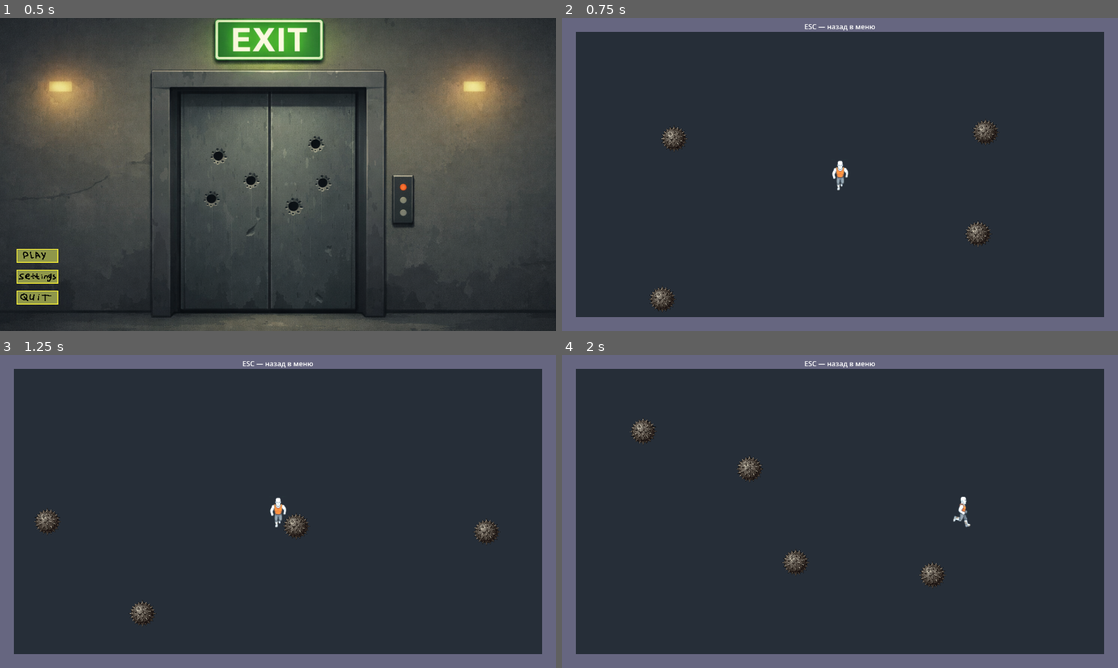
Above: before the commit, frames 1-4 (two rows, left to right).
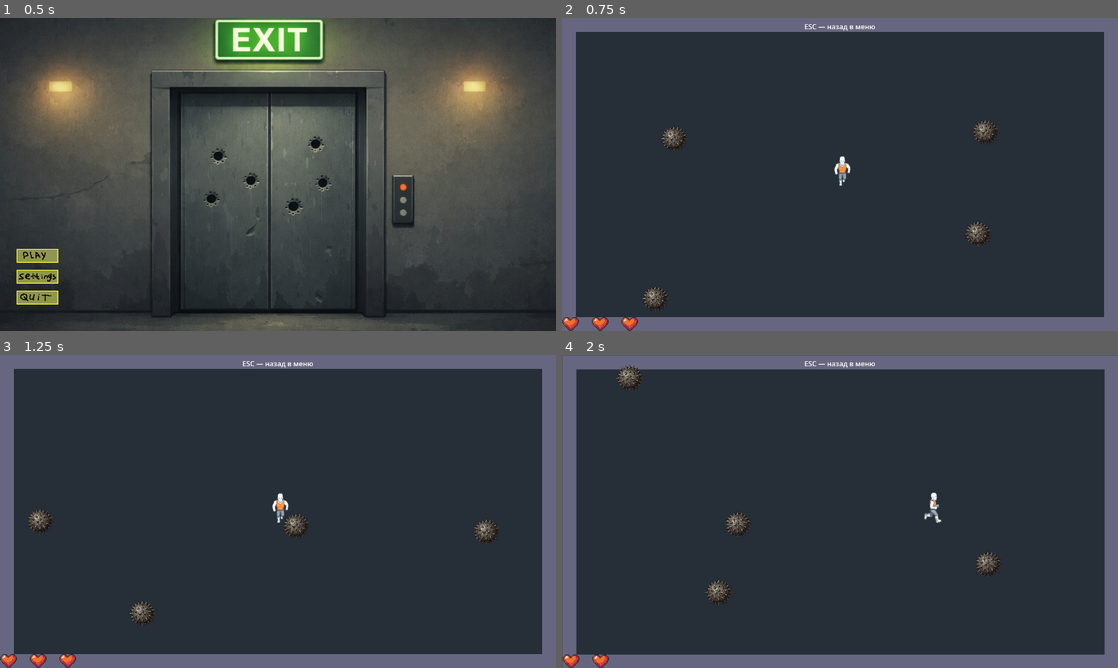
Above: after the commit, the same moments.

Repository: dimazan10/elevatorman
Game: Godot game, scene res://Scenes/MainMenu/MainMenu.tscn
Same seed, same stepped clock (60 frames per second), same inputs: the game is played once before the commit and once after it.
Inputs (mouse positions are in pixels of both pictures, inside the frame that each line leads up to):
- Up to frame 1 (0.5 s): no input
- Up to frame 2 (0.75 s): click (600, 255) at 0.5 s
- Up to frame 3 (1.25 s): no input
- Up to frame 4 (2 s): move the mouse to (962, 495) at 1.27 s; hold Right from 1.28 s (still down)

Frame 1 is identical in both runs. In frame 2, 0.7% of the frame differs, in the area x 0-52%, y 44-100%; in frame 3, 0.7%; in frame 4, 3.0%, in the area x 0-100%, y 0-100%.

Commit message:
сделал противников шары которые скачут по арене отскакивая от стен и других препятствий, так же в процессе делается здоровье для игрока

Diff:
--- a/Objects/UI_HP.tscn
+++ b/Objects/UI_HP.tscn
@@ -1,9 +1,52 @@
 [gd_scene format=3 uid="uid://doss117q2j5gm"]
 
-[node name="UiHp" type="Control" unique_id=1102730205]
+[ext_resource type="Script" uid="uid://c8jqk3ebwbiu0" path="res://Scripts/HP.gd" id="1_40q8b"]
+[ext_resource type="Texture2D" uid="uid://bl83d5tsdn7sm" path="res://Assets/heart.png" id="2_j0d6q"]
+
+[node name="HealthUI" type="Control" unique_id=1102730205]
 layout_mode = 3
-anchors_preset = 15
 anchor_right = 1.0
 anchor_bottom = 1.0
+offset_left = -41.0
+offset_top = 550.0
+offset_right = -969.0
+offset_bottom = 82.0
 grow_horizontal = 2
 grow_vertical = 2
+script = ExtResource("1_40q8b")
+
+[node name="HeartsContainer" type="HBoxContainer" parent="." unique_id=1045063902]
+layout_mode = 1
+anchors_preset = -1
+anchor_left = 0.16800001
+anchor_top = -2.2350001
+anchor_right = 3.1950002
+anchor_bottom = 0.702
+offset_left = 1.1039963
+offset_top = 653.575
+offset_right = -1076.29
+offset_bottom = -1.9900055
+
+[node name="Heart1" type="TextureRect" parent="HeartsContainer" unique_id=1098205935]
+texture_filter = 1
+custom_minimum_size = Vector2(64, 64)
+layout_mode = 2
+texture = ExtResource("2_j0d6q")
+expand_mode = 1
+stretch_mode = 5
+
+[node name="Heart2" type="TextureRect" parent="HeartsContainer" unique_id=1914161953]
+texture_filter = 1
+custom_minimum_size = Vector2(64, 64)
+layout_mode = 2
+texture = ExtResource("2_j0d6q")
+expand_mode = 1
+stretch_mode = 5
+
+[node name="Heart3" type="TextureRect" parent="HeartsContainer" unique_id=1212175470]
+texture_filter = 1
+custom_minimum_size = Vector2(64, 64)
+layout_mode = 2
+texture = ExtResource("2_j0d6q")
+expand_mode = 1
+stretch_mode = 5
--- a/Objects/angry_ball.tscn
+++ b/Objects/angry_ball.tscn
@@ -14,6 +14,8 @@
 mass = 0.001
 physics_material_override = SubResource("PhysicsMaterial_f15s6")
 gravity_scale = 0.0
+contact_monitor = true
+max_contacts_reported = 99
 script = ExtResource("1_5kt4o")
 
 [node name="Sprite2D" type="Sprite2D" parent="." unique_id=661971520]
--- a/Objects/player.tscn
+++ b/Objects/player.tscn
@@ -1,20 +1,24 @@
 [gd_scene format=3 uid="uid://mt70rvdsdeyx"]
 
 [ext_resource type="Script" uid="uid://6p0foblkvtd0" path="res://Scripts/player.gd" id="1_y0qk3"]
+[ext_resource type="Script" uid="uid://c5cctmb6kpi5e" path="res://Scripts/Camera.gd" id="2_3y5cq"]
 
 [sub_resource type="RectangleShape2D" id="RectangleShape2D_player"]
 size = Vector2(40, 40)
 
-[node name="Player" type="CharacterBody2D" unique_id=1739531344]
+[node name="Player" type="CharacterBody2D" unique_id=1739531344 groups=["player"]]
 script = ExtResource("1_y0qk3")
 
 [node name="CollisionShape" type="CollisionShape2D" parent="." unique_id=88380255]
 shape = SubResource("RectangleShape2D_player")
 
-[node name="Camera2D" type="Camera2D" parent="." unique_id=15174669]
+[node name="PlayerCamera" type="Camera2D" parent="." unique_id=15174669]
+unique_name_in_owner = true
+process_mode = 3
 limit_left = 0
 limit_top = 0
 limit_right = 1280
 limit_bottom = 720
 position_smoothing_enabled = true
 position_smoothing_speed = 8.0
+script = ExtResource("2_3y5cq")
--- a/Scenes/Game/game.tscn
+++ b/Scenes/Game/game.tscn
@@ -2,6 +2,7 @@
 
 [ext_resource type="PackedScene" uid="uid://mt70rvdsdeyx" path="res://Objects/player.tscn" id="1_qikps"]
 [ext_resource type="PackedScene" uid="uid://dat4ixuir5ckq" path="res://Objects/angry_ball.tscn" id="2_i1e5p"]
+[ext_resource type="PackedScene" uid="uid://doss117q2j5gm" path="res://Objects/UI_HP.tscn" id="3_qikps"]
 
 [sub_resource type="RectangleShape2D" id="RectangleShape2D_top"]
 size = Vector2(1280, 32)
@@ -76,9 +77,6 @@
 offset_bottom = 360.0
 color = Color(0.4, 0.4, 0.5, 1)
 
-[node name="Player" parent="." unique_id=1739531344 instance=ExtResource("1_qikps")]
-position = Vector2(640, 360)
-
 [node name="UI" type="CanvasLayer" parent="." unique_id=916710715]
 
 [node name="Label" type="Label" parent="UI" unique_id=1081602550]
@@ -93,10 +91,21 @@
 position = Vector2(-131, -111)
 
 [node name="AngryBall2" parent="." unique_id=1059355067 instance=ExtResource("2_i1e5p")]
-position = Vector2(-100, 263)
+position = Vector2(-116, 262)
 
 [node name="AngryBall3" parent="." unique_id=2006360340 instance=ExtResource("2_i1e5p")]
 position = Vector2(650, -118)
 
 [node name="AngryBall4" parent="." unique_id=614525278 instance=ExtResource("2_i1e5p")]
 position = Vector2(642, 285)
+
+[node name="HealthUI" parent="." unique_id=1102730205 instance=ExtResource("3_qikps")]
+anchors_preset = 15
+offset_left = -67.0
+offset_top = 589.0
+offset_right = 257.0
+offset_bottom = 865.0
+
+[node name="Player" parent="." unique_id=1739531344 instance=ExtResource("1_qikps")]
+process_mode = 3
+position = Vector2(645, 350)
--- a/Scripts/AngryBall.gd
+++ b/Scripts/AngryBall.gd
@@ -4,15 +4,21 @@
 @export var CONSTANT_SPEED: float = 650.0
 
 func _ready():
-	# Даем стартовый случайный импульс, если шар еще не двигается
 	if linear_velocity == Vector2.ZERO:
 		var direction = Vector2(randf_range(-1, 1), randf_range(-1, 1)).normalized()
 		linear_velocity = direction * CONSTANT_SPEED
 
-# Эта функция вызывается движком на каждом физическом кадре
+	# Подключаем сигнал столкновения кодом, чтобы не делать это вручную через интерфейс
+	body_entered.connect(_on_body_entered)
+
 func _integrate_forces(state: PhysicsDirectBodyState2D):
-	# Проверяем, движется ли вообще шар (чтобы не делить на ноль)
 	if linear_velocity.length() > 0:
-		# .normalized() оставляет только направление полета
-		# Умножая его на CONSTANT_SPEED, мы гарантируем строго фиксированную скорость
 		linear_velocity = linear_velocity.normalized() * CONSTANT_SPEED
+
+# Эта функция срабатывает каждый раз, когда шар бьется обо что-то твердое
+func _on_body_entered(body: Node) -> void:
+	# Проверяем, находится ли объект, в который мы врезались, в группе "player"
+	if body.is_in_group("player"):
+		# Если это игрок и у него есть функция take_damage, вызываем её
+		if body.has_method("take_damage"):
+			body.take_damage(1)
--- /dev/null
+++ b/Scripts/Camera.gd
@@ -0,0 +1,14 @@
+extends Camera2D
+
+var shake_intensity : float = 0.0
+var shake_fade : float = 5.0
+
+func _process(delta: float) -> void:
+	if shake_intensity > 0:
+		shake_intensity = lerp(shake_intensity, 0.0, shake_fade * delta)
+		offset = Vector2(randf_range(-shake_intensity, shake_intensity), randf_range(-shake_intensity, shake_intensity))
+	else:
+		offset = Vector2.ZERO
+
+func apply_shake(intensity: float):
+	shake_intensity = intensity
--- a/Scripts/HP.gd
+++ b/Scripts/HP.gd
@@ -2,19 +2,24 @@
 
 @onready var hearts_container = $HeartsContainer
 
-# Функция, которая будет вызываться при получении урона
+# ЭТОГО БЛОКА НЕ ХВАТАЛО:
+func _ready() -> void:
+	# Ждем загрузки сцены
+	await get_tree().process_frame
+
+	# Ищем игрока по группе
+	var player = get_tree().get_first_node_in_group("player")
+
+	if player:
+		# Связываем сигнал игрока с твоей функцией update_hearts
+		player.health_changed.connect(update_hearts)
+		print("Твой прошлый код успешно подключен!")
+
+# Твоя функция (остается без изменений)
 func update_hearts(current_health: int):
-	# Получаем актуальный массив оставшихся сердечек в контейнере
 	var hearts = hearts_container.get_children()
-
-	# Считаем, сколько сердец сейчас на экране лишние
-	# Например: было 3 сердца, а текущее здоровье стало 2. Значит лишнее = 1 сердце.
 	var hearts_to_remove = hearts.size() - current_health
 
-	# Если есть лишние сердца, удаляем их с конца списка
 	for i in range(hearts_to_remove):
-		# Берём самое последнее сердечко (крайнее правое)
 		var last_heart = hearts[hearts.size() - 1 - i]
-
-		# Удаляем его из игры
 		last_heart.queue_free()
--- a/Scripts/player.gd
+++ b/Scripts/player.gd
@@ -1,4 +1,11 @@
 extends CharacterBody2D
+
+# --- НАШИ НОВЫЕ ПЕРЕМЕННЫЕ ДЛЯ UI И ЖИЗНЕЙ ---
+signal health_changed(new_health)
+
+@export var max_lives: int = 3
+var current_lives: int = max_lives
+# ---------------------------------------------
 
 const SPEED = 400.0
 
@@ -8,6 +15,9 @@
 var footstep_timer: float = 0.0
 
 func _ready() -> void:
+	# Твой существующий код инициализации жизней
+	current_lives = max_lives
+
 	motion_mode = CharacterBody2D.MOTION_MODE_FLOATING
 
 	for child in get_children():
@@ -92,3 +102,31 @@
 func _input(event: InputEvent) -> void:
 	if event.is_action_pressed("ui_cancel"):
 		get_tree().change_scene_to_file("res://Scenes/MainMenu/MainMenu.tscn")
+
+# --- НАША НОВАЯ ФУНКЦИЯ УРОНА ---
+func take_damage(amount: int):
+	current_lives -= amount
+	health_changed.emit(current_lives)
+
+	# 1. ЗАПУСК ТРЯСКИ ЭКРАНА
+	# Обращаемся напрямую к переименованной камере через %
+	var my_camera = %PlayerCamera
+
+	if my_camera and my_camera.has_method("apply_shake"):
+		my_camera.apply_shake(20.0) # 20.0 — сила тряски
+	else:
+		print("ВНИМАНИЕ: Скрипт не нашел %PlayerCamera или у неё нет функции apply_shake!")
+
+	# 2. ХИТСТОП (ЗАМОРОЗКА ИГРЫ)
+	Engine.time_scale = 0.0
+	await get_tree().create_timer(0.2, true, false, true).timeout
+	Engine.time_scale = 1.0
+
+	# 3. ПРОВЕРКА НА СМЕРТЬ
+	if current_lives <= 0:
+		die()
+
+func die() -> void:
+	print("Игрок погиб!")
+	# Здесь можно перезагрузить сцену:
+	get_tree().reload_current_scene()
Not shown, added: Scripts/Camera.gd.uid
